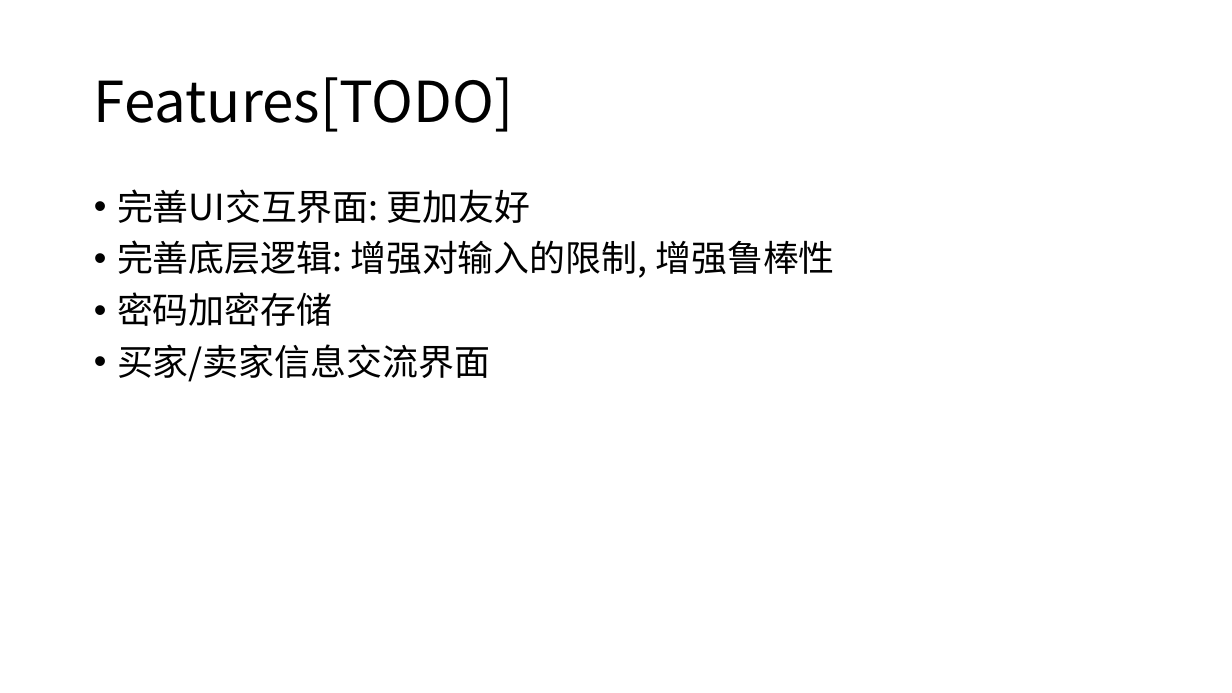
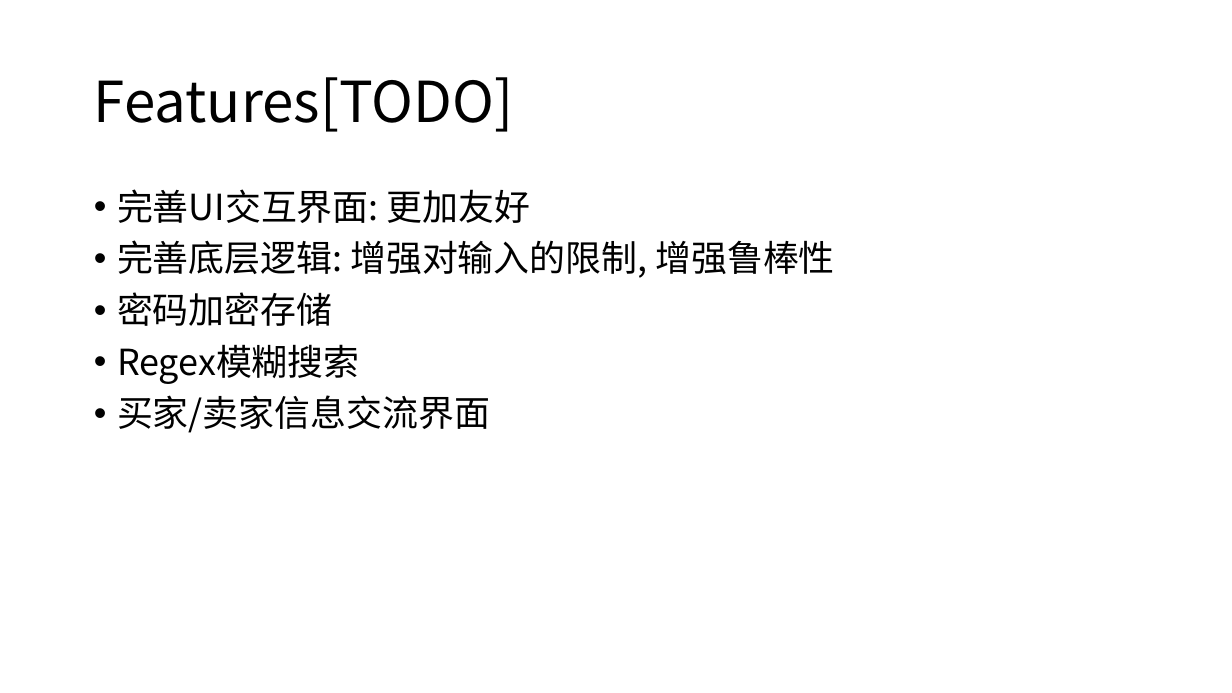
Before and after one commit to yunzinan/AP_CAP, a slide deck: slide 15 of bin/demo.pptx. Drawn at 1232x693 pixels with LibreOffice and Linux fonts; fonts in the diff are those of the drawing. Boxes give left, top, right and bottom in pixels: in the first picture for what was removed or moved away, otherwise in the second. Text is boxed around its words. In the diff, an @@ line names an element or a change of style, - is before the commit and + after.

```diff
--- a/bin/demo.pptx
+++ b/bin/demo.pptx
@@ text at [117, 344, 360, 384]: paragraph added @@
+• Regex模糊搜索
```
Also in this commit, not shown: 27 other files.
